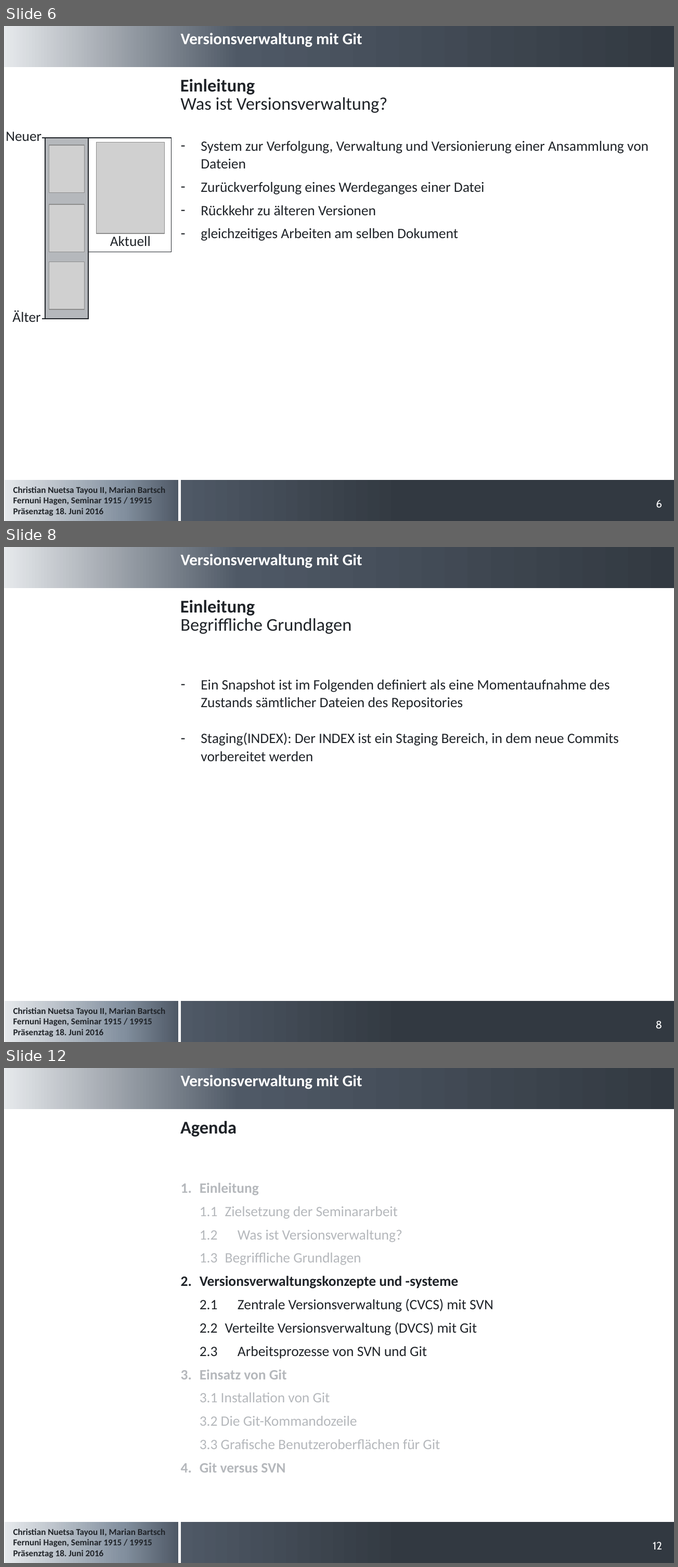
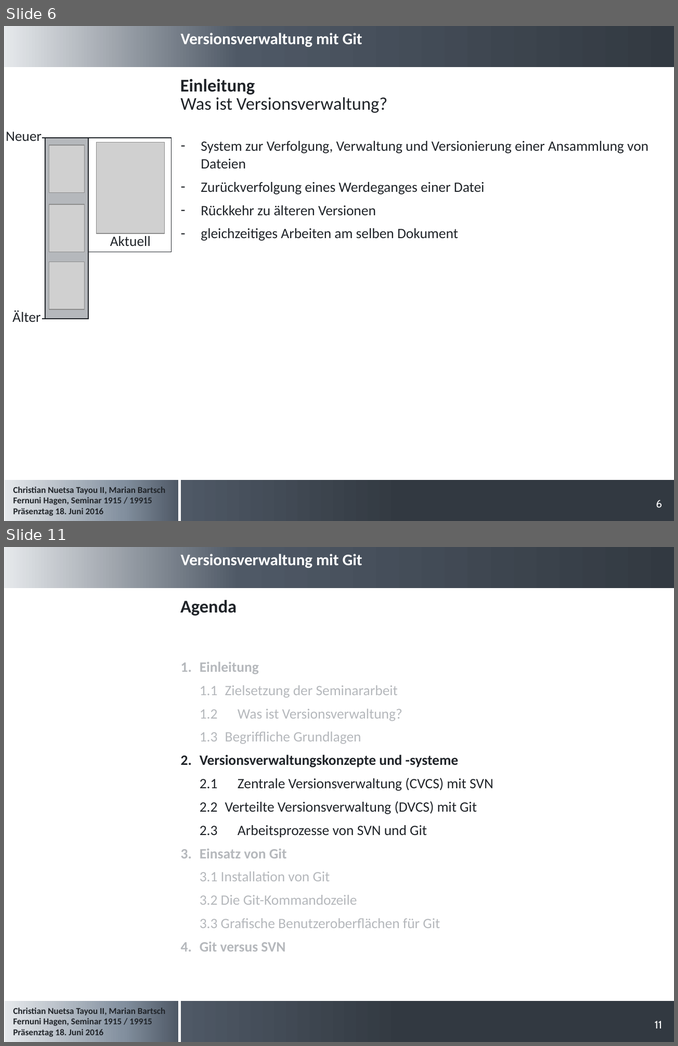
Before and after one commit to cristallin/git-project-seminar, a slide deck: Präsentation_Seminararbeit.pptx. Shown one above the other, each under a label of ours: slides 6, 8 and 12 before the commit, slides 6 and 11 after it; the slides between them are not shown. The pictures are 678x1567 and 678x1046 pixels, drawn with LibreOffice and Linux fonts; fonts in the diff are those of the drawing; grey boxes stand for pictures; background and template pictures are left out. Boxes give left, top, right and bottom in pixels: in the first picture for what was removed or moved away, otherwise in the second. Text is boxed around its words. In the diff, an @@ line names an element or a change of style, - is before the commit and + after.

```diff
--- a/Präsentation_Seminararbeit.pptx
+++ b/Präsentation_Seminararbeit.pptx
@@ slide 8 removed at box(4, 547, 674, 1042), background #FFFFFF; not listed: 5 template elements that a slide beside it also shows @@
@@ title removed at box(180, 600, 255, 616) @@
-Einleitung
@@ text removed at box(180, 618, 352, 634) @@
-Begriffliche Grundlagen
@@ text removed at box(201, 680, 619, 761) @@
-– Ein Snapshot ist im Folgenden definiert als eine Momentaufnahme des Zustands sämtlicher Dateien des Repositories
-– Staging(INDEX): Der INDEX ist ein Staging Bereich, in dem neue Commits vorbereitet werden
@@ page number removed at box(656, 1021, 662, 1029) @@
-8
@@ what was slide 12 is now slide 11 @@
@@ page number at box(655, 1021, 662, 1029): text changed @@
-12
+11
```
Also in this commit, not shown: 13 slides changed.
